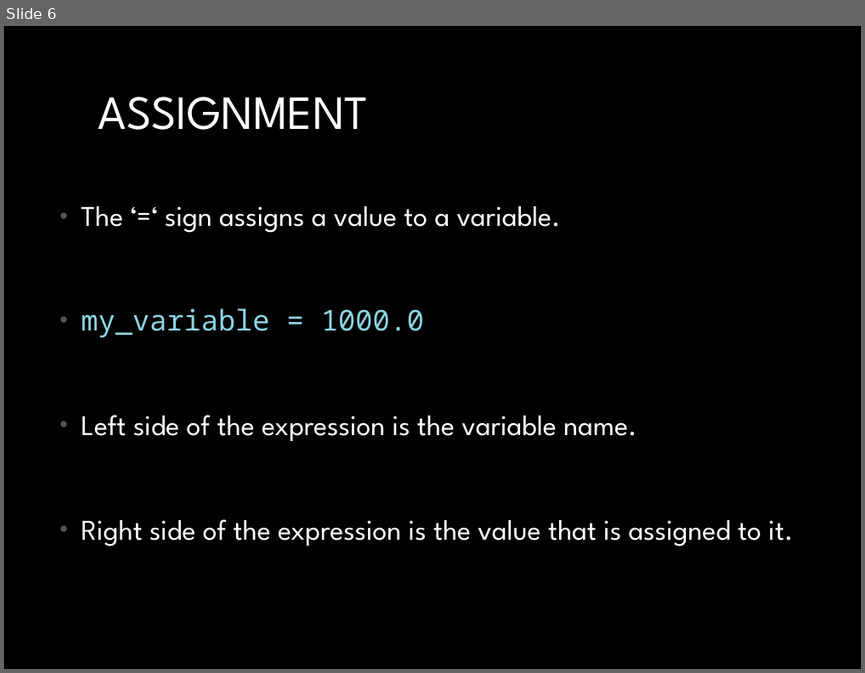
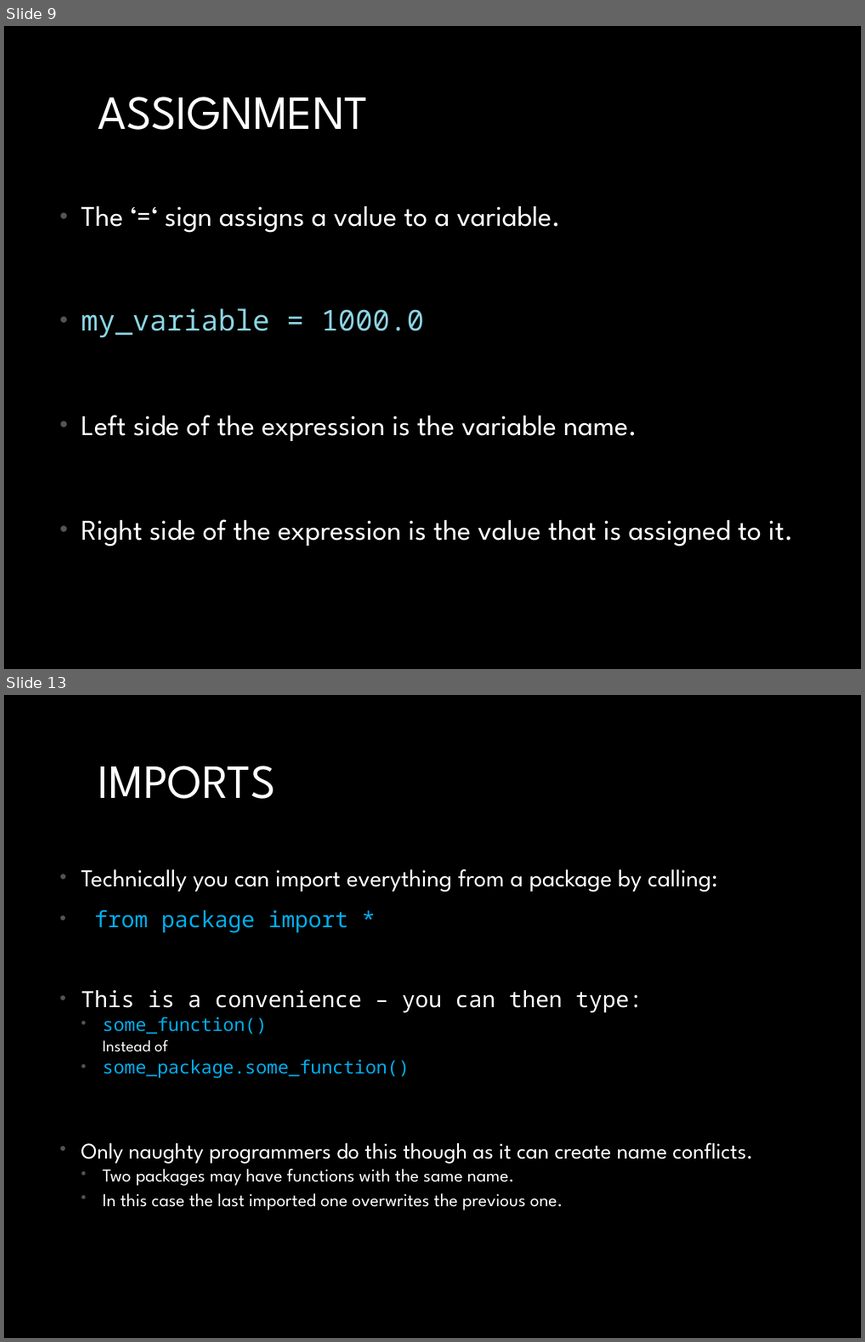
Before and after one commit to MichaelTroyer/Learning_Python_For_Fun_and_Profit, a slide deck: 2. Basics/Python_Basics.pptx. Shown one above the other, each under a label of ours: slide 6 before the commit, slides 9 and 13 after it; the slides between them are not shown. The pictures are 865x673 and 865x1342 pixels, drawn with LibreOffice and Linux fonts; fonts in the diff are those of the drawing. Boxes give left, top, right and bottom in pixels: in the first picture for what was removed or moved away, otherwise in the second. Text is boxed around its words. In the diff, an @@ line names an element or a change of style, - is before the commit and + after.

```diff
--- a/2. Basics/Python_Basics.pptx
+++ b/2. Basics/Python_Basics.pptx
@@ slide 13 added at bbox=[4, 695, 861, 1338], background #000000 @@
@@ title added at bbox=[98, 766, 276, 799], 40 pt, text #FFFFFF @@
+IMPORTS
@@ text added at bbox=[81, 869, 753, 1210], 15.3 pt, text #FFFFFF @@
+• Technically you can import everything from a package by calling:
+• from package import *
+• This is a convenience – you can then type:
+  • some_function()
+    Instead of
+  • some_package.some_function()
+• Only naughty programmers do this though as it can create name conflicts.
+  • Two packages may have functions with the same name.
+  • In this case the last imported one overwrites the previous one.
@@ what was slide 6 is now slide 9 @@
```
Also in this commit, not shown: 7 slides changed, 11 other slides added, 5 other files.
